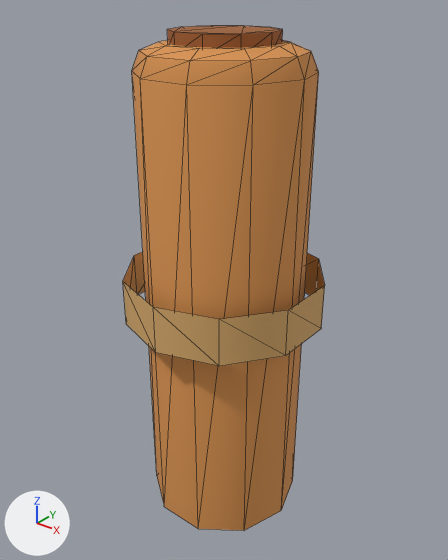
What one commit did to the glTF model Assets/Game/Shared/Kits/canyon/Models/fence_post.glb.
Rendered twice from a 50 mm lens placed at (0.521, -0.652, 0.792), pointed at (-0.005, 0.005, 0.384). Arrows for +X, +Y and +Z are at lower left; the lights stay in place. The older version comes first. Mesh edges are drawn as thin lines. Vertices at exactly the same position are counted once.

Script lines for the objects in view, before the commit:
```python
mat_canyon_palette = bpy.data.materials.new('canyon_palette')
mat_canyon_palette.use_nodes = True; mat_canyon_palette.node_tree.nodes.clear()
_N = mat_canyon_palette.node_tree.nodes; _L = mat_canyon_palette.node_tree.links
n0 = _N.new('ShaderNodeBsdfPrincipled'); n0.name = 'Principled BSDF'
n0.inputs[2].default_value = 0.85  # 'Roughness'
n1 = _N.new('ShaderNodeOutputMaterial'); n1.name = 'Material Output'
n2 = _N.new('ShaderNodeTexImage'); n2.name = 'Image Texture'
n2.image = img_canyon_palette
n3 = _N.new('ShaderNodeUVMap'); n3.name = 'UV Map'
n3.uv_map = 'UVMap.001'
_L.new(n0.outputs[0], n1.inputs[0])  # 'BSDF' to 'Surface'
_L.new(n2.outputs[0], n0.inputs[0])  # 'Color' to 'Base Color'
_L.new(n3.outputs[0], n2.inputs[0])  # 'UV' to 'Vector'
me_fence_post = bpy.data.meshes.new('fence_post')
me_fence_post.from_pydata(...)  # 80 vertices, 116 faces; spans x -0.143..0.143, y -0.15..0.15, z 0.0..0.735
me_fence_post.materials.append(mat_canyon_palette)
ob_fence_post = bpy.data.objects.new('fence_post', me_fence_post)
ob_fence_post.location = (0.0, 0.0, 0.0)
```
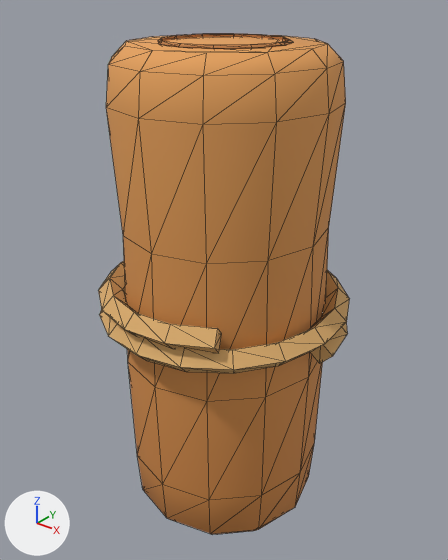
Pixel boxes (x1, y1, x2, y2) of what changed, in the pictures (448 x 560 px):
'fence_post', surface changed, reshaped (25% wider): before (123, 26, 325, 531); after (98, 34, 350, 534)
part 1 of me_fence_post, rebuilt (28% wider): before (132, 40, 319, 531); after (106, 35, 346, 534)
part 2 of me_fence_post, rebuilt: before (167, 26, 283, 48); after (158, 34, 293, 49)
part 3 of me_fence_post, rebuilt (25% wider): before (123, 252, 325, 366); after (98, 261, 350, 373)

The change, as a list of edits to the scene's bpy script:
```text
Change mat_canyon_palette:
    remove n3 = _N.new('ShaderNodeUVMap'); n3.name = 'UV Map'
    remove n3.uv_map = 'UVMap.001'
    where n2 = _N.new('ShaderNodeTexImage'); n2.name = 'Image Texture'
    remove _L.new(n3.outputs[0], n2.inputs[0])  # 'UV' to 'Vector'
Change me_fence_post:
    used by ob_fence_post; location = (0.0, 0.0, 0.0)
    remove me_fence_post.from_pydata(...)  # 80 vertices, 116 faces; spans x -0.143..0.143, y -0.15..0.15, z 0.0..0.735
    add me_fence_post.from_pydata(...)  # 267 vertices, 512 faces; spans x -0.187..0.187, y -0.187..0.186, z 0.0..0.724
    me_fence_post part 1: the loose piece of 40 vertices spanning x -0.12..0.12, y -0.114..0.114, z 0.0..0.72 is rebuilt with 96 vertices and now spans x -0.156..0.156, y -0.156..0.156, z 0.0..0.72
    me_fence_post part 2: the loose piece of 20 vertices spanning x -0.072..0.072, y -0.068..0.068, z 0.71..0.735 is rebuilt with 39 vertices and now spans x -0.086..0.086, y -0.086..0.086, z 0.718..0.724
    me_fence_post part 3: the loose piece of 20 vertices spanning x -0.143..0.143, y -0.15..0.15, z 0.335..0.405 is rebuilt with 132 vertices and now spans x -0.187..0.187, y -0.187..0.186, z 0.309..0.403
```
